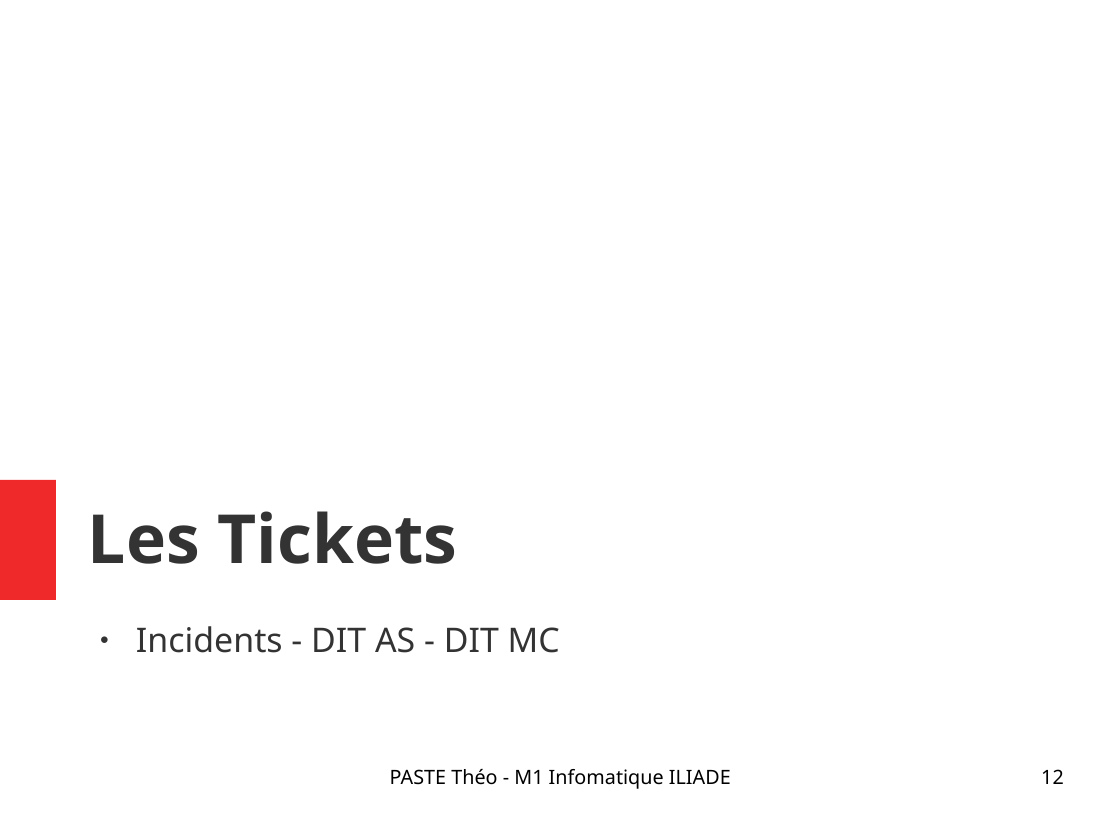
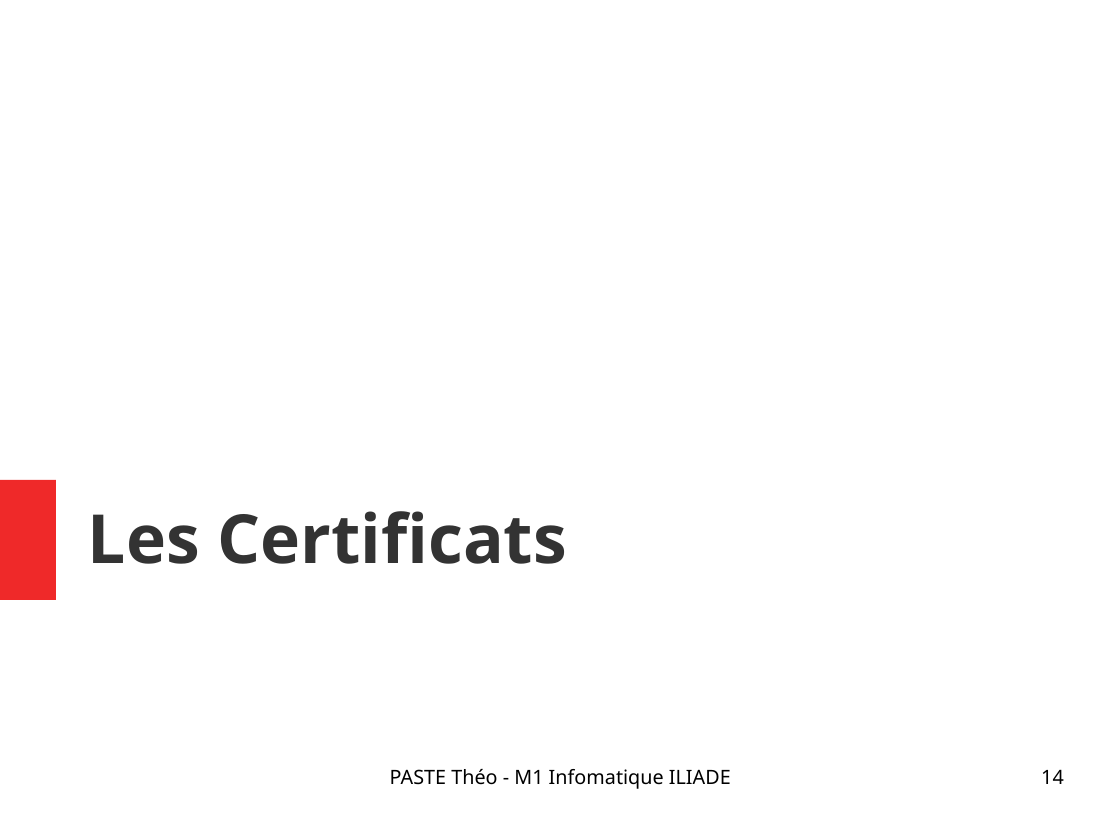
Before and after one commit to Narrateur/Rapport_de_Stage_M1, a slide deck: slide 14 of .gitbook/assets/Presentation_PASTE_Theo.odp (slide 12 before the commit). Drawn at 1120x840 pixels with LibreOffice and Linux fonts; fonts in the diff are those of the drawing. Boxes give left, top, right and bottom in pixels: in the first picture for what was removed or moved away, otherwise in the second. Text is boxed around its words. In the diff, an @@ line names an element or a change of style, - is before the commit and + after.

```diff
--- a/.gitbook/assets/Presentation_PASTE_Theo.odp
+++ b/.gitbook/assets/Presentation_PASTE_Theo.odp
@@ title at [88, 511, 567, 564]: text changed @@
-Les Tickets
+Les Certificats
@@ text removed at [136, 626, 560, 653] @@
-● Incidents - DIT AS - DIT MC
@@ page number at [1041, 769, 1064, 784]: text changed @@
-12
+14
```
Also in this commit, not shown: 4 slides added, 4 other files.
